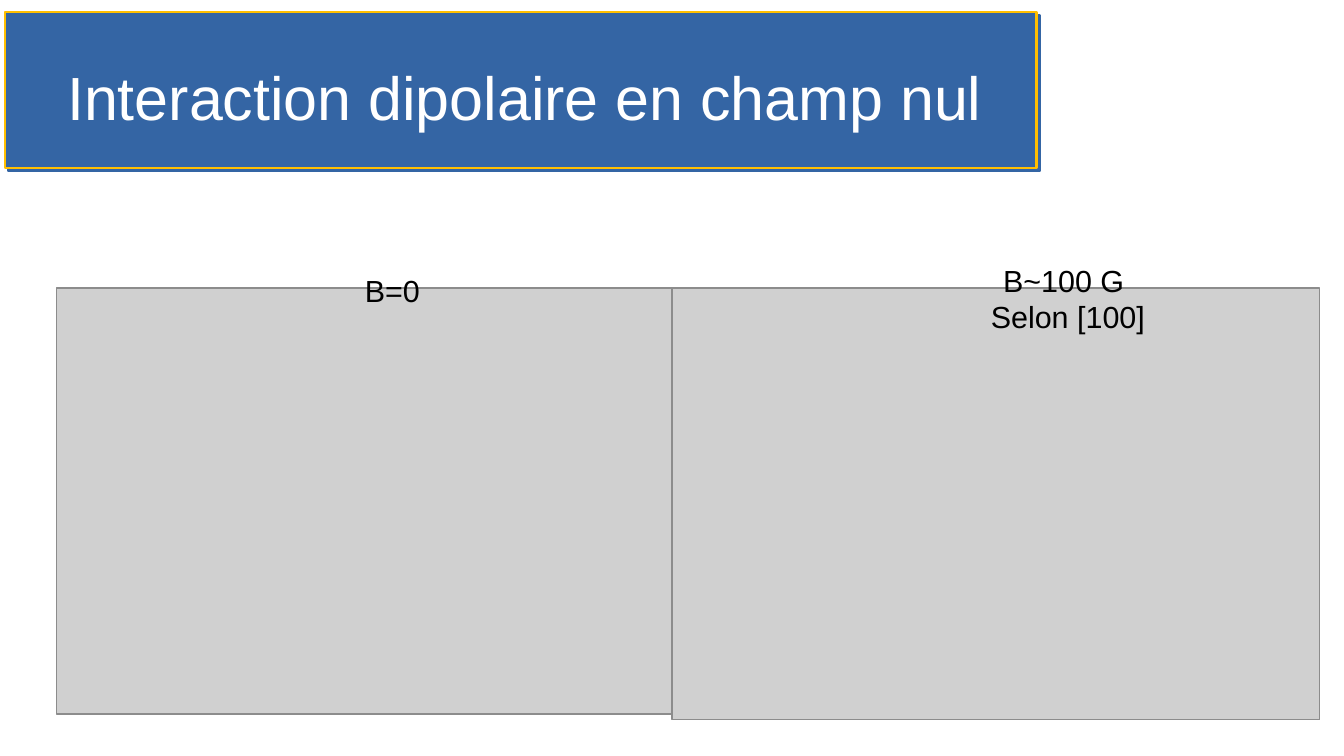
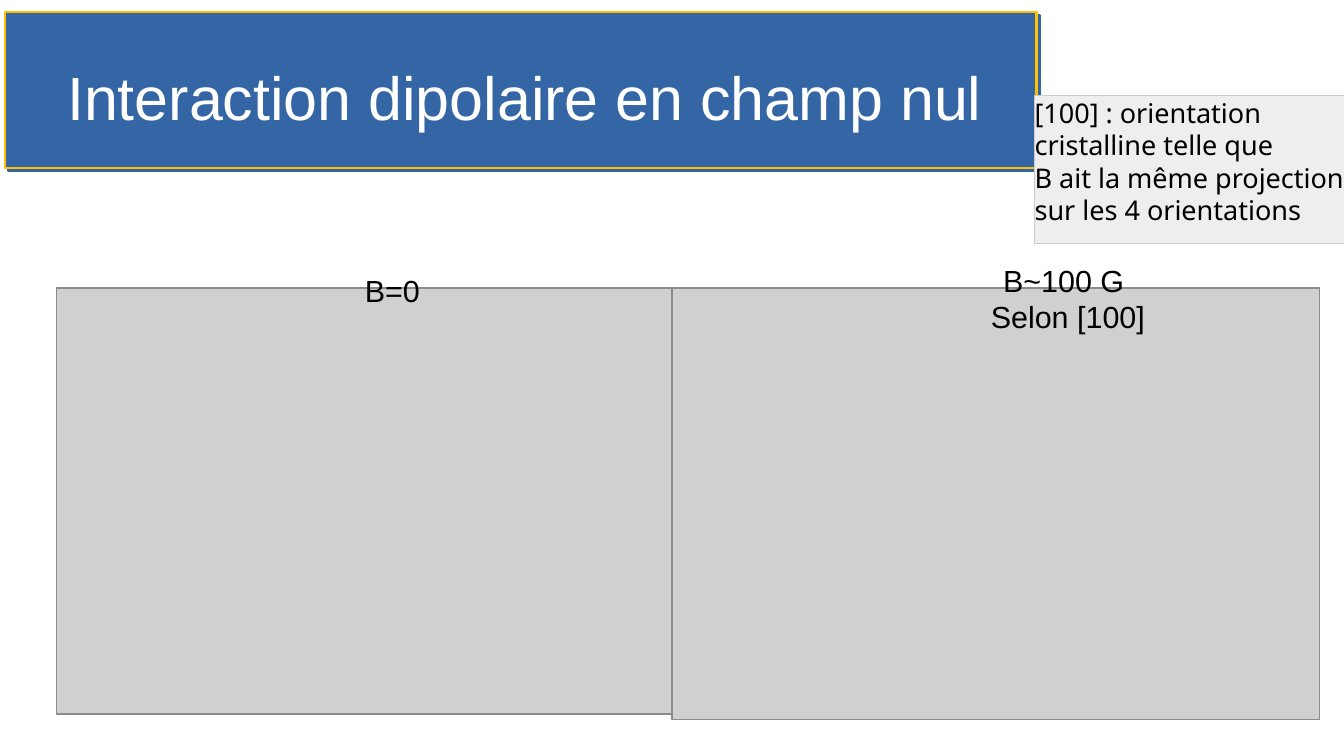
Before and after one commit to cpelletm/these, a slide deck: slide 6 of abstract/Comité 2/Comité 2.odp. Drawn at 1344x756 pixels with LibreOffice and Linux fonts; fonts in the diff are those of the drawing; grey boxes stand for pictures. Boxes give left, top, right and bottom in pixels: in the first picture for what was removed or moved away, otherwise in the second. Text is boxed around its words. In the diff, an @@ line names an element or a change of style, - is before the commit and + after.

```diff
--- a/abstract/Comité 2/Comité 2.odp
+++ b/abstract/Comité 2/Comité 2.odp
@@ rectangle added at <box>1035,96,1344,244</box>, fill #EEEEEE, outline #CCCCCC 0 pt, 16 pt, text #000000 @@
+[100] : orientation
+cristalline telle que
+B ait la même projection
+sur les 4 orientations
```
Also in this commit, not shown: 4 other slides changed, 2 other files.
